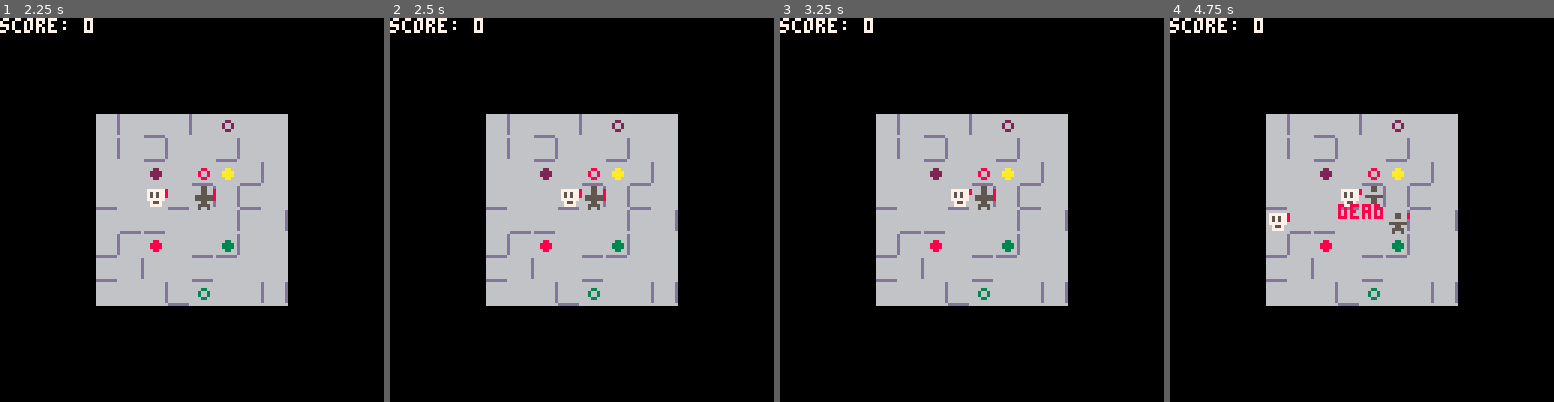
Above: before the commit, frames 1-4 (left to right).
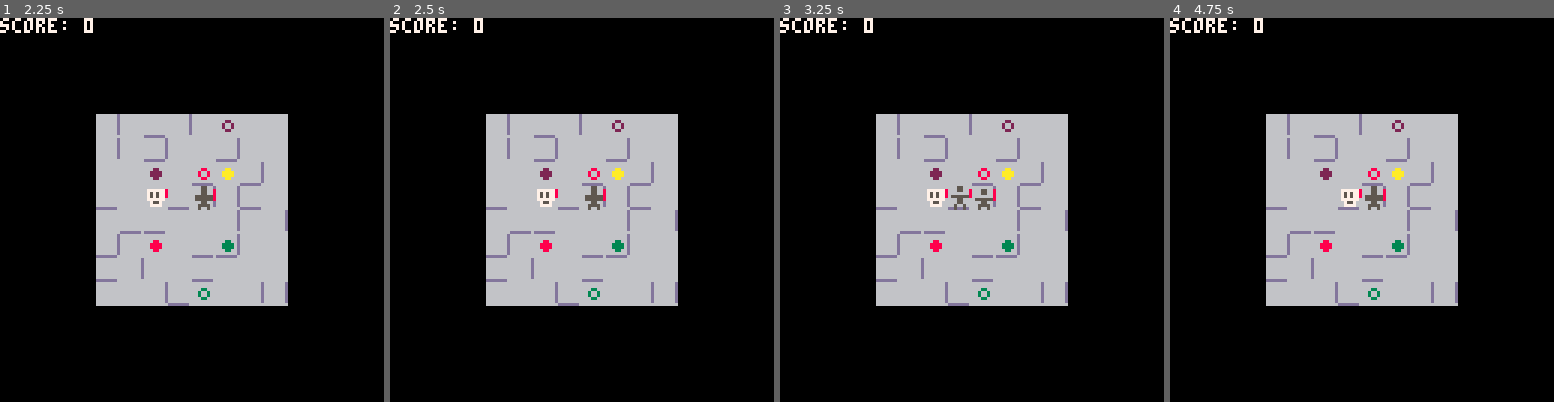
Above: after the commit, the same moments.

Repository: taylordolan/grid-folks
Game: PICO-8 cartridge grid_folks.p8
Same seed, same stepped clock (60 frames per second), same inputs: the game is played once before the commit and once after it.
Inputs:
- Up to frame 1 (2.25 s): tap X (X key) at 0.33, 1.07, 1.85 s; hold Right 1.6-2.1 s; hold Up from 2.15 s (still down)
- Up to frame 2 (2.5 s): release Up at 2.42 s; hold Right from 2.47 s (still down)
- Up to frame 3 (3.25 s): tap X (X key) at 2.97 s; release Right at 3.03 s; hold Left from 3.08 s (still down)
- Up to frame 4 (4.75 s): release Left at 3.58 s; hold Down 3.63-3.97 s; hold Right 4.02-4.68 s; tap X (X key) at 4.08 s; hold Up from 4.73 s (still down)

Frame 1 is identical in both runs. In frame 2, 0.4% of the frame differs, in the area x 38-50%, y 44-50%; in frame 3, 0.5%; in frame 4, 0.7%, in the area x 25-63%, y 44-57%.

Commit message:
fix player movement

Diff:
--- a/grid_folks.p8
+++ b/grid_folks.p8
@@ -402,7 +402,6 @@
       -- it determines which action should be taken and triggers it.
       function act(direction)
         local next_tile = {self.x + direction[1], self.y + direction[2]}
-        printh(location_exists(next_tile))
         if location_exists(next_tile) then
           shoot_target = get_shoot_target(direction)
           if self.shoot and shoot_target then
@@ -410,26 +409,37 @@
             hit_enemy(shoot_target, 1)
             end_turn()
           elseif self.dash then
-            step_or_bump(direction)
-            step_or_bump(direction)
-            end_turn()
+            local acted = false
+            if not is_wall_between({self.x, self.y}, next_tile) then
+              step_or_bump(direction)
+              acted = true
+            end
+            next_tile = {self.x + direction[1], self.y + direction[2]}
+            if not is_wall_between({self.x, self.y}, next_tile) then
+              step_or_bump(direction)
+            end
+            if acted then
+              end_turn()
+            end
           else
-            step_or_bump(direction)
-            end_turn()
+            if not is_wall_between({self.x, self.y}, next_tile) then
+              step_or_bump(direction)
+              end_turn()
+            end
           end
         end
       end
 
       function step_or_bump(direction)
         local target_tile = {self.x + direction[1], self.y + direction[2]}
-        if not is_wall_between({self.x, self.y}, target_tile) then
-          local enemy = find_type_in_tile("enemy", target_tile)
-          if enemy then
-            hit_enemy(enemy, 1)
-          else
-            set_tile(self, target_tile)
-          end
-        end
+        -- if not is_wall_between({self.x, self.y}, target_tile) then
+        local enemy = find_type_in_tile("enemy", target_tile)
+        if enemy then
+          hit_enemy(enemy, 1)
+        else
+          set_tile(self, target_tile)
+        end
+        -- end
       end
 
       -- given a direction, this returns the nearest enemy in line of sight
